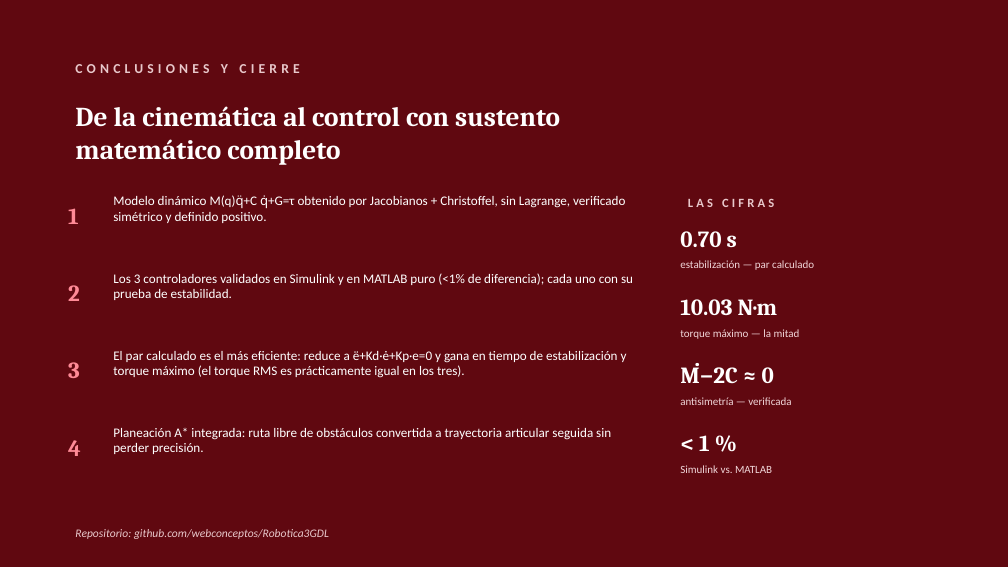
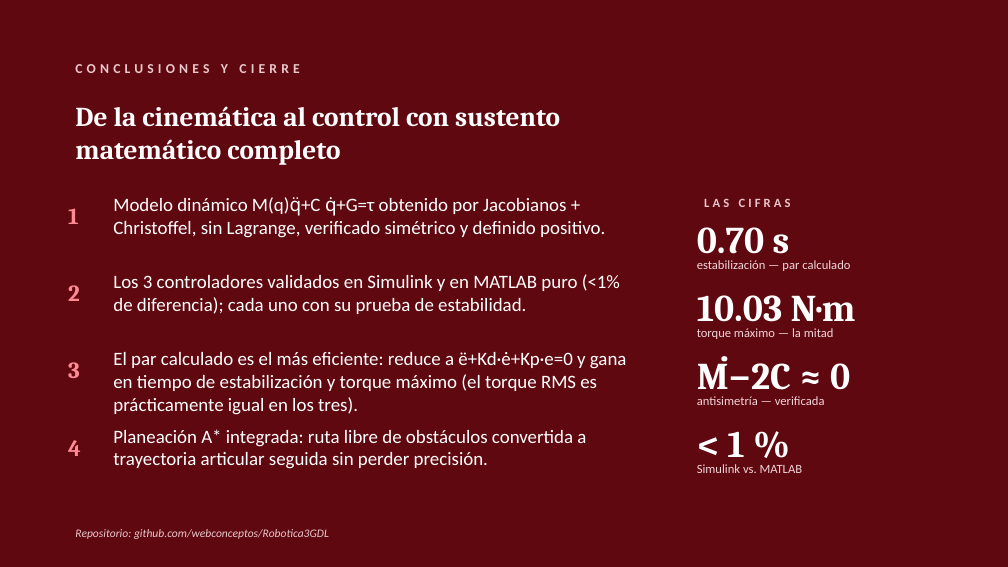
Before and after one commit to webconceptos/Robotica3GDL, a slide deck: slide 29 of 04_presentacion/PPT_Trabajo_Final_Robot_3GDL.pptx (slide 27 before the commit). Drawn at 1008x567 pixels with LibreOffice and Linux fonts; fonts in the diff are those of the drawing. Boxes give left, top, right and bottom in pixels: in the first picture for what was removed or moved away, otherwise in the second. Text is boxed around its words. In the diff, an @@ line names an element or a change of style, - is before the commit and + after.

```diff
--- a/04_presentacion/PPT_Trabajo_Final_Robot_3GDL.pptx
+++ b/04_presentacion/PPT_Trabajo_Final_Robot_3GDL.pptx
@@ size 12.5 to 18 pt in 4 elements at box(113, 197, 605, 238), box(113, 274, 620, 314), box(113, 352, 627, 415), box(113, 429, 586, 469) @@
@@ size 22 to 36 pt in 4 elements at box(697, 227, 790, 262), box(697, 295, 856, 330), box(697, 356, 850, 398), box(727, 431, 744, 466) @@
@@ 9 texts: place and size @@
-9 texts at box(680, 198, 814, 473)
+9 texts at box(697, 198, 856, 473)
@@ size 10.5 to 12 pt in 4 elements at box(697, 260, 850, 271), box(697, 328, 834, 339), box(697, 396, 825, 405), box(697, 464, 803, 473) @@
```
Also in this commit, not shown: 24 other slides changed, 3 slides added, 1 other file.
